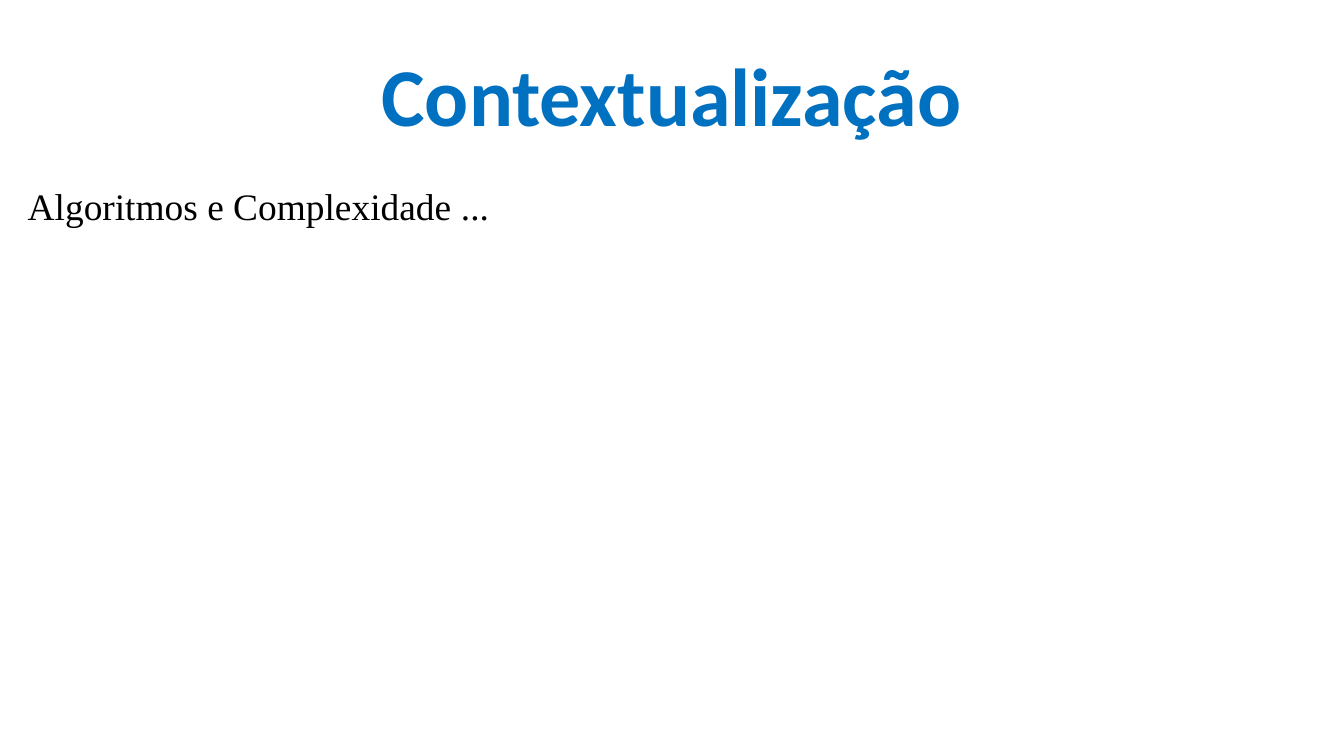
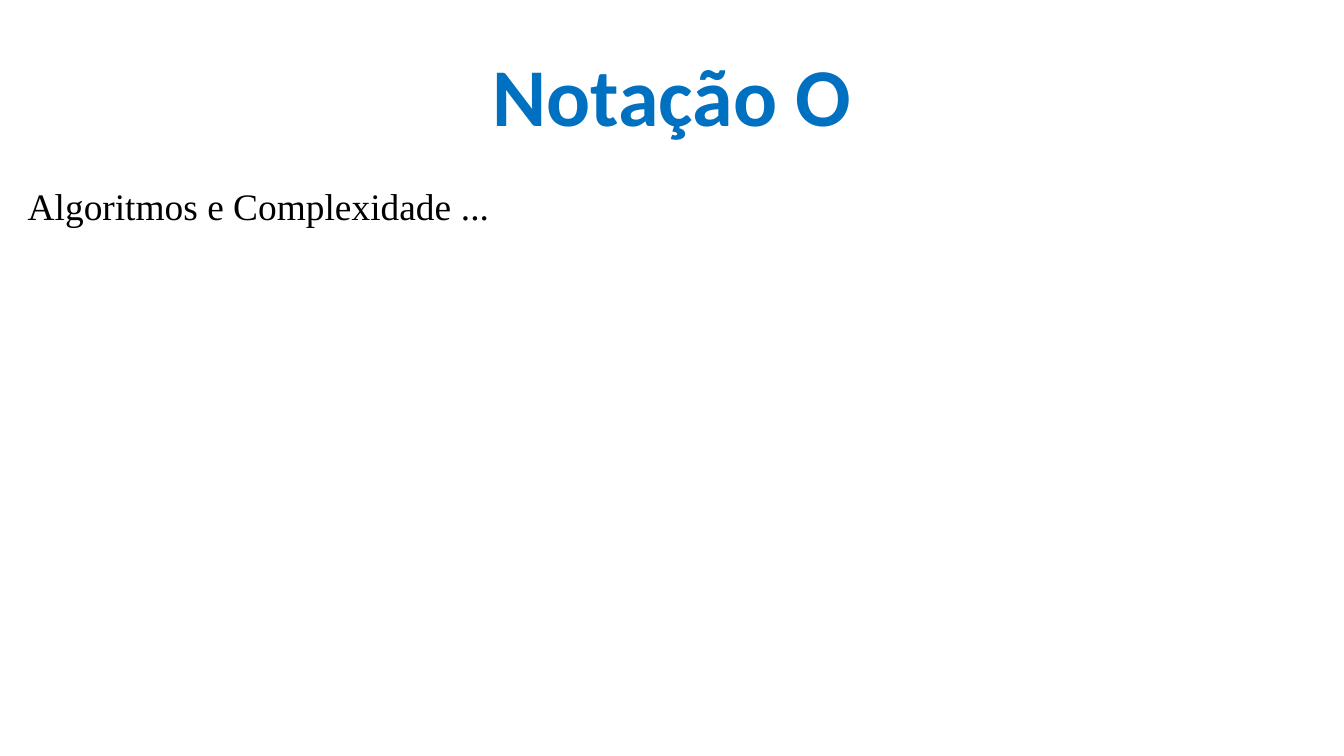
Before and after one commit to CloudEducationBrazil/WydenAlgoritmosEComplexidade, a slide deck: slide 3 of 01 Classes/Aula 05 - Algoritmos e Complexidade - Notação O e Função O.pptx. Drawn at 1344x756 pixels with LibreOffice and Linux fonts; fonts in the diff are those of the drawing; background and template pictures are left out. Boxes give left, top, right and bottom in pixels: in the first picture for what was removed or moved away, otherwise in the second. Text is boxed around its words. In the diff, an @@ line names an element or a change of style, - is before the commit and + after.

```diff
--- a/01 Classes/Aula 05 - Algoritmos e Complexidade - Notação O e Função O.pptx
+++ b/01 Classes/Aula 05 - Algoritmos e Complexidade - Notação O e Função O.pptx
@@ title at (x1=492, y1=70, x2=852, y2=140): text changed @@
-Contextualização
+Notação O
```
Also in this commit, not shown: 1 other slide changed, 1 slide added, 12 other files.
